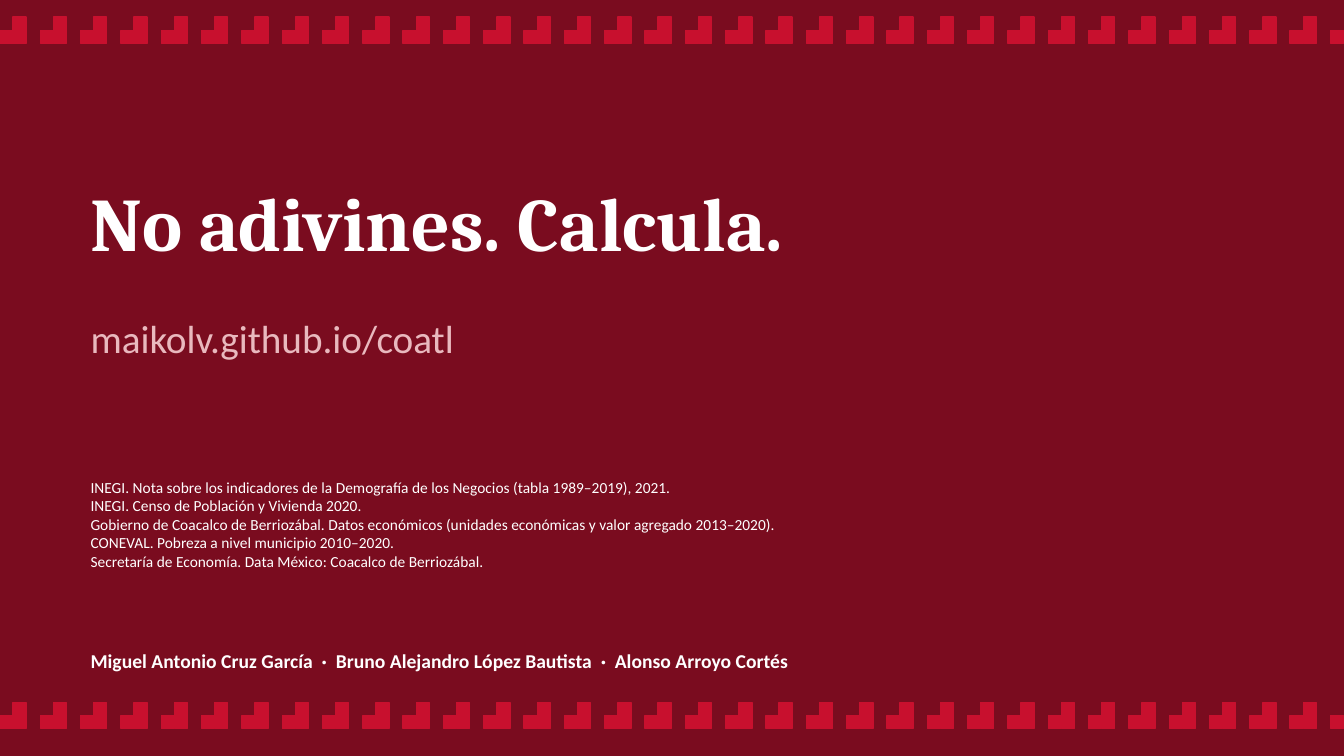
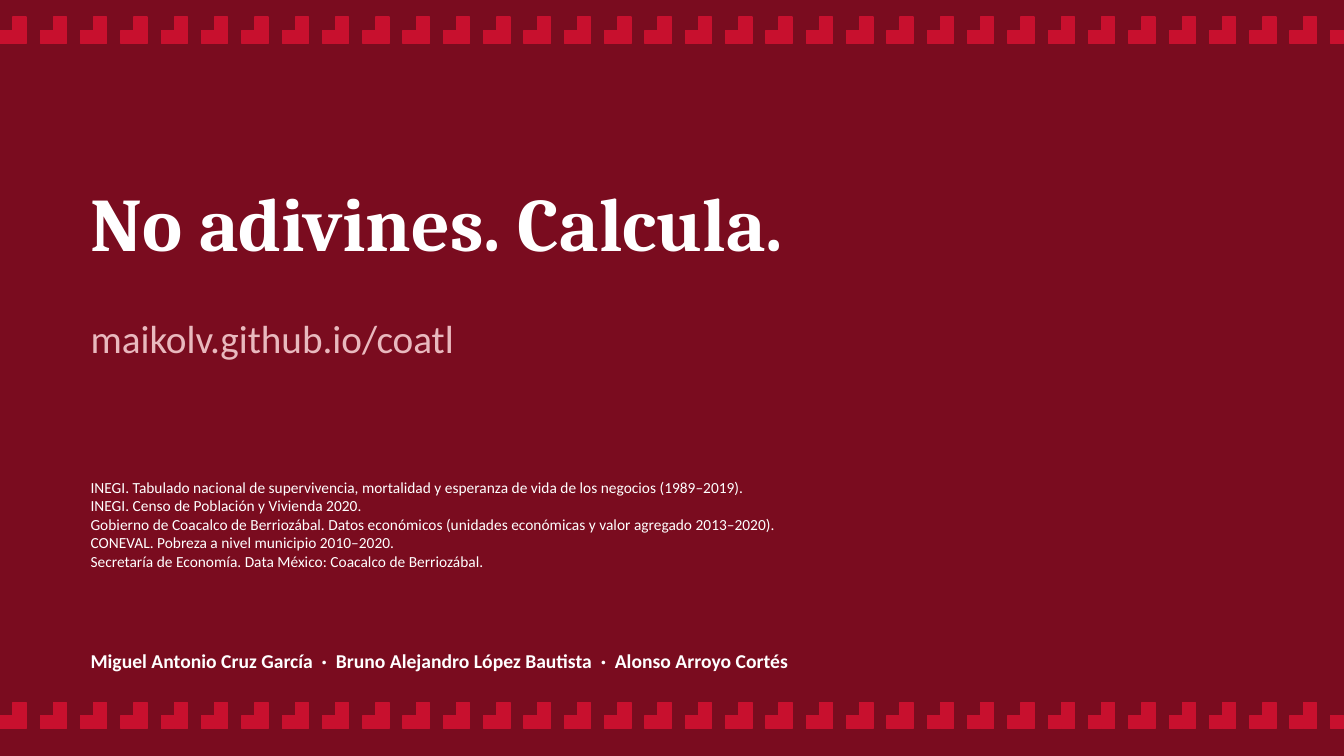
Before and after one commit to Maikolv/coatl, a slide deck: slide 10 of entregables/COATL_Presentacion.pptx. Drawn at 1344x756 pixels with LibreOffice and Linux fonts; fonts in the diff are those of the drawing. Boxes give left, top, right and bottom in pixels: in the first picture for what was removed or moved away, otherwise in the second. Text is boxed around its words. In the diff, an @@ line names an element or a change of style, - is before the commit and + after.

Commit message:
Actualiza el reporte y la presentación con la referencia v5

```diff
--- a/entregables/COATL_Presentacion.pptx
+++ b/entregables/COATL_Presentacion.pptx
@@ text at box(91, 482, 743, 496): text changed @@
-INEGI. Nota sobre los indicadores de la Demografía de los Negocios (tabla 1989–2019), 2021.
+INEGI. Tabulado nacional de supervivencia, mortalidad y esperanza de vida de los negocios (1989–2019).
```
Also in this commit, not shown: 5 other files.
